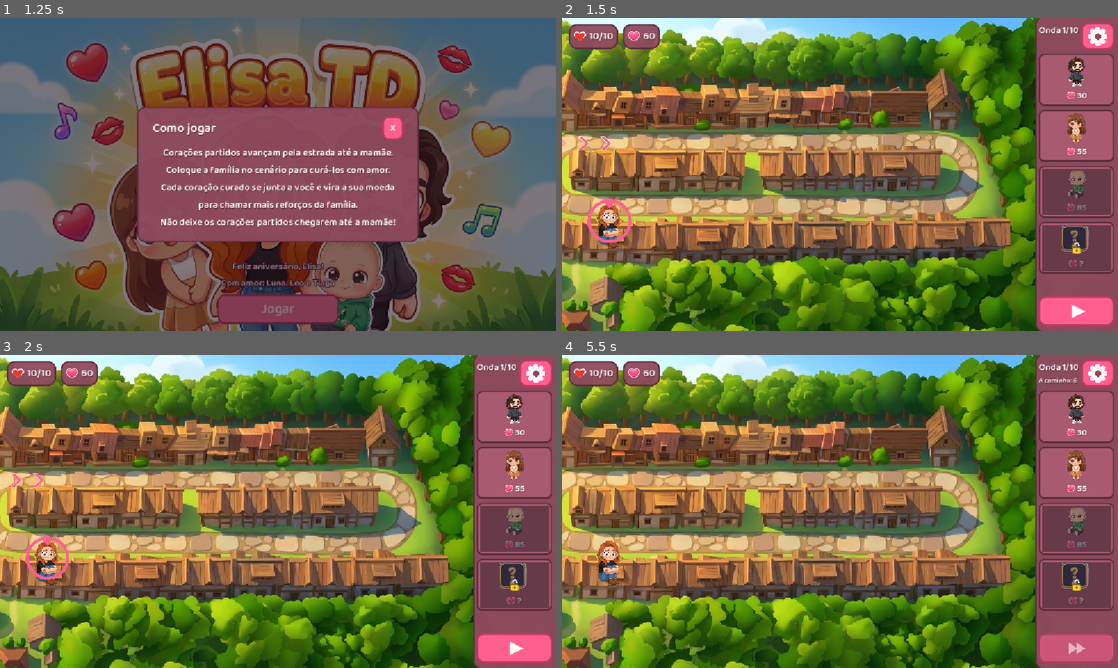
Above: before the commit, frames 1-4 (two rows, left to right).
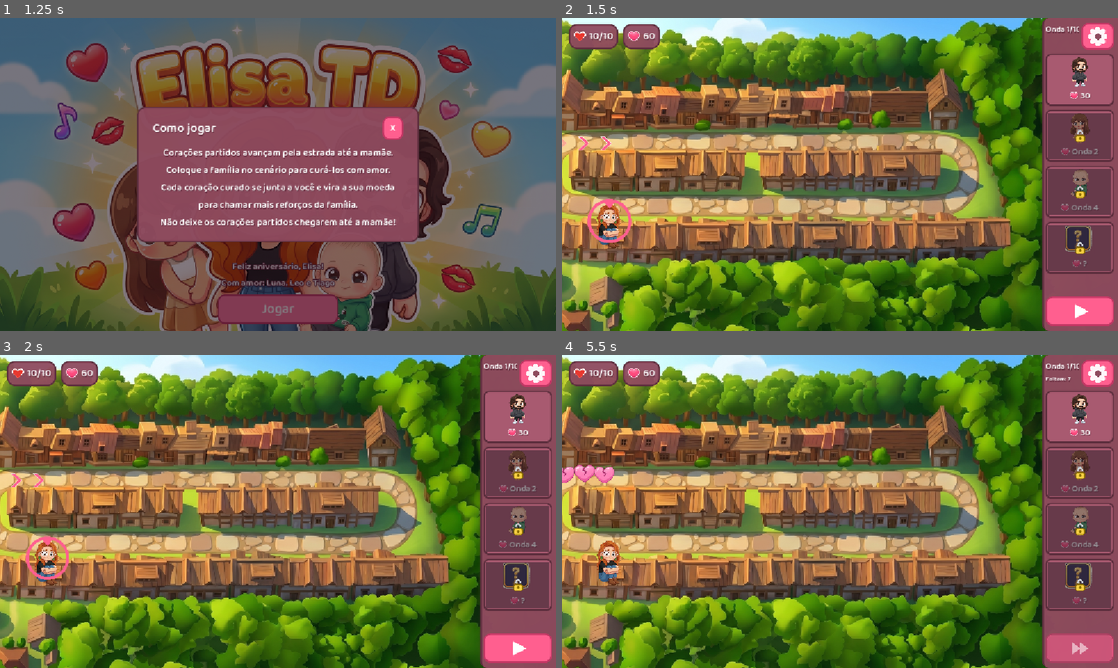
Above: after the commit, the same moments.

Repository: bitnied/tower-defense
Game: Godot game, scene res://Scenes/ui/mainMenu/mainMenu.tscn
Two runs of this game, one before a commit and one after it. Both use one fixed random seed, a clock stepped at 60 frames per second and the inputs below.
Inputs (mouse positions are in pixels of both pictures, inside the frame that each line leads up to):
- Up to frame 1 (1.25 s): click "Jogar" at 0.5 s
- Up to frame 2 (1.5 s): click "X" at 1.25 s
- Up to frame 3 (2 s): no input
- Up to frame 4 (5.5 s): click (1079, 649) at 2 s; click (1079, 649) at 2.75 s; click (1079, 649) at 3.5 s; click (1095, 373) at 4.25 s; click "Continuar" at 5 s

Frame 1 is identical in both runs. In frame 2, 4.5% of the frame differs, in the area x 85-99%, y 0-100%; in frame 3, 4.5%; in frame 4, 5.0%, in the area x 0-99%, y 0-100%.
Error before the commit: Invalid assignment of property or key 'enemy_type' with value of type 'Nil' on a base object of type 'PathFollow2D (enemy_mover.gd)'. (res://Scenes/maps/EnemyS…

Commit message:
Game design: unlock progressivo, dificuldade, raio da Luna e fixes de UI
- Sidebar com largura fixa (clip nos labels de onda, textos curtos)
- Raio da Luna: retração 12x mais rápida (some antes dela virar),
  núcleo branco brilhante + glow pulsante mais forte, mais partículas,
  saída na altura da mão nas poses laterais
- Beijo do Leo 30% menor (escala por projétil no Data)
- Card inteiro vira alça de arrasto (cliques no PC não falham mais)
- Unlock progressivo: Luna chega na onda 2, Leo na onda 4 e Elisa na
  onda 5 (50% mais tarde); cards bloqueados mostram retrato + cadeado +
  'Onda N' (mistério '?' é só da Elisa); banner dinâmico por defensor
- Dificuldade: 1.0 x 1.22^onda (onda 1: 7 corações, onda 10: 44),
  corações com mais vida (10/22/45) e mais rápidos, recompensas menores,
  spawn acelera nas ondas finais; Elisa cura 10

Co-Authored-By: Claude Fable 5 <noreply@anthropic.com>

Diff:
--- a/Scenes/main/Data.gd
+++ b/Scenes/main/Data.gd
@@ -67,6 +67,8 @@
 		"directional_sheet": true,
 		"scale": 1.0,
 		"rotates": false,
+		"locked": true,
+		"unlock_wave": 2,
 	},
 	"leo": {
 		"stats": {
@@ -93,10 +95,12 @@
 		"scale": 0.7,
 		"rotates": false,
 		"bullet": "kiss",
+		"locked": true,
+		"unlock_wave": 4,
 	},
 	"elisa": {
 		"stats": {
-			"damage": 9.0,
+			"damage": 10.0,
 			"attack_speed": 2.2,
 			"attack_range": 240.0,
 			"bulletSpeed": 340.0,
@@ -120,9 +124,10 @@
 		"rotates": false,
 		"bullet": "gold_heart",
 		# Surpresa do jogo: Elisa aparece como "?" e é liberada
-		# no começo da onda 3 (de 5).
+		# no começo da onda 5 (de 10).
 		"locked": true,
-		"unlock_wave": 3,
+		"unlock_wave": 5,
+		"mystery": true,
 	},
 }
 
@@ -145,6 +150,7 @@
 	},
 	"kiss": {
 		"frames": "res://Assets/bullets/kiss.tres",
+		"scale": 0.7,
 	},
 	"gold_heart": {
 		"frames": "res://Assets/bullets/gold_heart.tres",
@@ -159,30 +165,30 @@
 const enemies := {
 	"coracaoRachado": {
 		"stats": {
-			"hp": 8.0,
-			"speed": 0.75,
+			"hp": 10.0,
+			"speed": 0.85,
 			"baseDamage": 1.0,
-			"goldYield": 6.0,
+			"goldYield": 5.0,
 			},
 		"difficulty": 1.0,
 		"sprite": "res://Assets/enemies/heart_cracked.png",
 	},
 	"coracaoPartido": {
 		"stats": {
-			"hp": 16.0,
-			"speed": 0.6,
+			"hp": 22.0,
+			"speed": 0.68,
 			"baseDamage": 2.0,
-			"goldYield": 10.0,
+			"goldYield": 9.0,
 			},
 		"difficulty": 2.0,
 		"sprite": "res://Assets/enemies/heart_broken.png",
 	},
 	"coracaoDespedacado": {
 		"stats": {
-			"hp": 30.0,
-			"speed": 0.45,
+			"hp": 45.0,
+			"speed": 0.52,
 			"baseDamage": 3.0,
-			"goldYield": 16.0,
+			"goldYield": 14.0,
 			},
 		"difficulty": 3.0,
 		"sprite": "res://Assets/enemies/heart_shattered.png",
@@ -203,7 +209,7 @@
 		"startingGold": 60,
 		"spawner_settings":
 			{
-			"difficulty": {"initial": 0.8, "increase": 1.18, "multiplies": true},
+			"difficulty": {"initial": 1.0, "increase": 1.22, "multiplies": true},
 			"max_waves": 10,
 			"wave_spawn_count": 6,
 			"special_waves": {},
--- a/Scenes/main/main.tscn
+++ b/Scenes/main/main.tscn
@@ -92,7 +92,7 @@
 anchor_left = 1.0
 anchor_right = 1.0
 anchor_bottom = 1.0
-offset_left = -152.0
+offset_left = -158.0
 grow_horizontal = 0
 grow_vertical = 2
 theme_override_styles/panel = SubResource("StyleBoxFlat_side")
@@ -114,14 +114,16 @@
 [node name="WaveLabel" type="Label" parent="UI/HUD/SidePanel/VBox/WaveRow/WavePill"]
 unique_name_in_owner = true
 layout_mode = 2
-theme_override_font_sizes/font_size = 19
+theme_override_font_sizes/font_size = 17
 text = "Onda 1/10"
+clip_text = true
 
 [node name="RemainLabel" type="Label" parent="UI/HUD/SidePanel/VBox/WaveRow/WavePill"]
 unique_name_in_owner = true
 layout_mode = 2
-theme_override_font_sizes/font_size = 14
+theme_override_font_sizes/font_size = 13
 text = ""
+clip_text = true
 
 [node name="PauseButton" type="Button" parent="UI/HUD/SidePanel/VBox/WaveRow"]
 custom_minimum_size = Vector2(46, 46)
--- a/Scenes/maps/EnemySpawner.gd
+++ b/Scenes/maps/EnemySpawner.gd
@@ -60,6 +60,8 @@
 	current_difficulty = get_current_difficulty()
 	current_wave_spawn_count = round(wave_spawn_count * current_difficulty)
 	spawnable_enemies = get_spawnable_enemies()
+	# ondas finais spawnam mais rápido (mais pressão)
+	$SpawnDelay.wait_time = clampf(0.95 - current_wave * 0.045, 0.5, 0.95)
 	Globals.waveStarted.emit(current_wave, current_wave_spawn_count)
 	$SpawnDelay.start()
 
--- a/Scenes/turrets/projectileTurret/bullet/bulletBase.gd
+++ b/Scenes/turrets/projectileTurret/bullet/bulletBase.gd
@@ -4,6 +4,7 @@
 	set(value):
 		bullet_type = value
 		style = Data.bullets[value].get("style", "")
+		scale = Vector2(2, 2) * Data.bullets[value].get("scale", 1.0)
 		if style == "wave":
 			# onda sonora: efeito procedural (arcos), sem sprite
 			$AnimatedSprite2D.visible = false
--- a/Scenes/turrets/rayTurret/ray_turret.gd
+++ b/Scenes/turrets/rayTurret/ray_turret.gd
@@ -10,21 +10,31 @@
 var ray_duration := 2.0
 
 var glow: Line2D
+var core: Line2D
 var origin_sparks: CPUParticles2D
 var impact_sparks: CPUParticles2D
+var light_t := 0.0
 
 func _ready():
 	glow = Line2D.new()
 	glow.points = PackedVector2Array([Vector2.ZERO, Vector2.ZERO])
-	glow.width = 22.0
-	glow.default_color = Color(1.0, 0.55, 0.8, 0.32)
+	glow.width = 30.0
+	glow.default_color = Color(1.0, 0.55, 0.8, 0.45)
 	glow.begin_cap_mode = Line2D.LINE_CAP_ROUND
 	glow.end_cap_mode = Line2D.LINE_CAP_ROUND
 	glow.z_index = 2
 	$HitArea.add_child(glow)
-	origin_sparks = _make_sparks(10, 18.0)
+	core = Line2D.new()
+	core.points = PackedVector2Array([Vector2.ZERO, Vector2.ZERO])
+	core.width = 5.0
+	core.default_color = Color(1.0, 0.96, 1.0, 0.95)
+	core.begin_cap_mode = Line2D.LINE_CAP_ROUND
+	core.end_cap_mode = Line2D.LINE_CAP_ROUND
+	core.z_index = 4
+	$HitArea.add_child(core)
+	origin_sparks = _make_sparks(16, 24.0)
 	$HitArea.add_child(origin_sparks)
-	impact_sparks = _make_sparks(16, 30.0)
+	impact_sparks = _make_sparks(26, 38.0)
 	$HitArea.add_child(impact_sparks)
 
 func _make_sparks(amount: int, velocity: float) -> CPUParticles2D:
@@ -54,8 +64,8 @@
 	if $Sprite2D.frame == FRAME_UP:
 		return Vector2(0, -64)
 	if $Sprite2D.frame == FRAME_SIDE:
-		return Vector2(-16 if $Sprite2D.flip_h else 16, -42)
-	return Vector2(0, -38)
+		return Vector2(-20 if $Sprite2D.flip_h else 20, -28)
+	return Vector2(0, -34)
 
 func _process(delta):
 	super._process(delta)
@@ -63,8 +73,15 @@
 		ray_extension += 0.1
 		activate_ray(ray_extension)
 	if not ray_enabled and ray_extension > 0:
-		ray_extension -= 0.01
+		# retração rápida: some antes dela virar para outro lado
+		ray_extension = maxf(ray_extension - 0.12, 0.0)
 		deactivate_ray(ray_extension)
+	# pulso de luz enquanto o raio está ativo
+	if ray_enabled:
+		light_t += delta
+		var pulse := 1.0 + 0.25 * sin(light_t * 18.0)
+		glow.width = 30.0 * pulse
+		core.width = 5.0 + 1.5 * sin(light_t * 24.0)
 
 func attack():
 	if not $RayDuration.is_stopped():
@@ -89,10 +106,12 @@
 		var beam_z := 1 if is_facing_up() else 3
 		$HitArea/Line2D.z_index = beam_z
 		glow.z_index = beam_z - 1
+		core.z_index = beam_z + 1
 		var to_target: Vector2 = current_target.position - position - $HitArea.position
 		var offset: Vector2 = to_target.normalized() * ray_length * ratio
 		$HitArea/Line2D.set_point_position(1, offset)
 		glow.set_point_position(1, offset)
+		core.set_point_position(1, offset)
 		$HitArea/CollisionShape2D.shape.b = offset
 		impact_sparks.position = offset
 
@@ -100,6 +119,7 @@
 	var offset = $HitArea/Line2D.get_point_position(1) * ratio
 	$HitArea/Line2D.set_point_position(1, offset)
 	glow.set_point_position(1, offset)
+	core.set_point_position(1, offset)
 	$HitArea/CollisionShape2D.shape.b = offset
 	impact_sparks.position = offset
 
--- a/Scenes/ui/hud.gd
+++ b/Scenes/ui/hud.gd
@@ -28,7 +28,7 @@
 	$WaveWaitTimer.stop()
 	waited = 0
 	%WaveLabel.text = "Onda %d/%d" % [current_wave, max_waves()]
-	%RemainLabel.text = "A caminho: %d" % enemies
+	%RemainLabel.text = "Faltam: %d" % enemies
 	%RemainLabel.visible = true
 	_refresh_play_button()
 
@@ -39,11 +39,11 @@
 	_refresh_play_button()
 
 func _on_wave_wait_timer_timeout():
-	%WaveLabel.text = "Próxima em %d" % (next_wait_time - waited)
+	%WaveLabel.text = "Próxima: %d" % (next_wait_time - waited)
 	waited += 1
 
 func update_enemy_count(remain):
-	%RemainLabel.text = "A caminho: %d" % remain
+	%RemainLabel.text = "Faltam: %d" % remain
 
 # ---------- botão play / acelerar (estilo BTD6) ----------
 
@@ -80,8 +80,11 @@
 
 # ---------- avisos ----------
 
-func _on_defender_unlocked(_key):
-	show_banner(Data.texts["unlock_banner"])
+func _on_defender_unlocked(key):
+	if key == "elisa":
+		show_banner(Data.texts["unlock_banner"])
+	else:
+		show_banner("%s entrou na defesa!" % Data.turrets[key]["name"])
 
 var banner_tween: Tween
 
--- a/Scenes/ui/turretUI/turret_buy_container.gd
+++ b/Scenes/ui/turretUI/turret_buy_container.gd
@@ -16,16 +16,31 @@
 func _ready():
 	Globals.defenderUnlocked.connect(_on_defender_unlocked)
 
+# o card inteiro serve de alça de arrasto (não só o retrato)
+func _gui_input(event):
+	if event is InputEventMouseButton and event.button_index == MOUSE_BUTTON_LEFT \
+			and event.pressed:
+		var drag: TextureRect = $VBox/TextureRect
+		if drag.check_can_purchase(Globals.currentMap.gold):
+			drag.start_grab()
+
 func refresh_icon():
 	if turret_type == "":
 		return
+	var cfg: Dictionary = Data.turrets[turret_type]
 	if Globals.is_defender_locked(turret_type):
-		$VBox/TextureRect.texture = load(Data.locked_icon)
-		$VBox/CostRow/CostLabel.text = "?"
 		$LockIcon.visible = true
+		if cfg.get("mystery", false):
+			# surpresa não revelada (Elisa): só um "?"
+			$VBox/TextureRect.texture = load(Data.locked_icon)
+			$VBox/CostRow/CostLabel.text = "?"
+		else:
+			# reforço a caminho: retrato + onda em que chega
+			$VBox/TextureRect.texture = Globals.defender_icon(turret_type)
+			$VBox/CostRow/CostLabel.text = "Onda %d" % int(cfg.get("unlock_wave", 1))
 	else:
 		$VBox/TextureRect.texture = Globals.defender_icon(turret_type)
-		$VBox/CostRow/CostLabel.text = str(Data.turrets[turret_type]["cost"])
+		$VBox/CostRow/CostLabel.text = str(cfg["cost"])
 		$LockIcon.visible = false
 
 func _on_defender_unlocked(key):
Not shown, changed: docs/index.html
Not shown, changed: docs/index.pck
